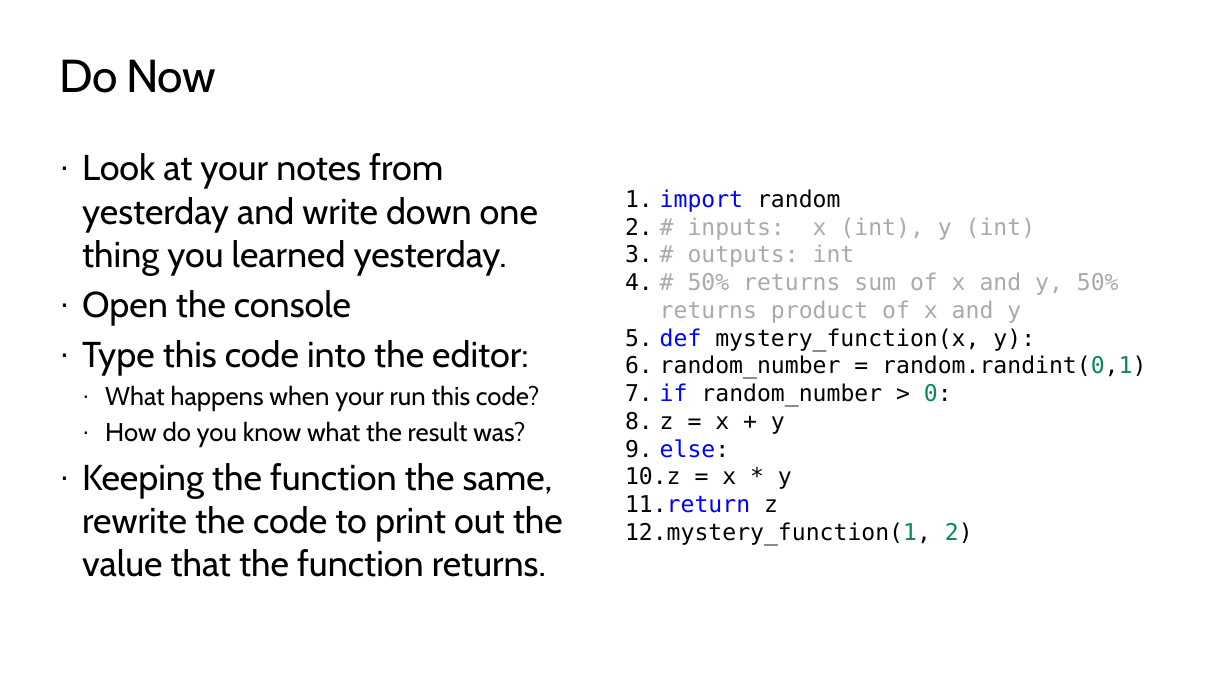
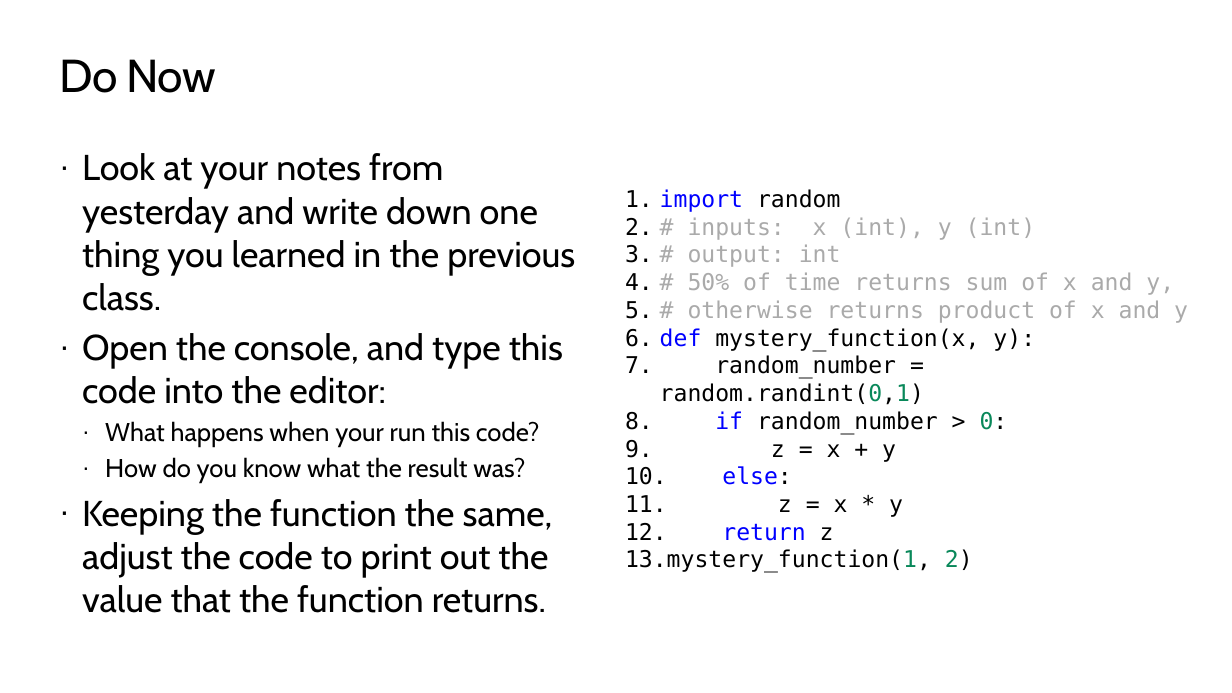
Before and after one commit to TEALSK12/2nd-semester-introduction-to-computer-science, a slide deck: slide 4 of units/3_unit/slidedecks/Intro Python 3.03 TEALS.pptx. Drawn at 1232x693 pixels with LibreOffice and Linux fonts; fonts in the diff are those of the drawing; background and template pictures are left out. Boxes give left, top, right and bottom in pixels: in the first picture for what was removed or moved away, otherwise in the second. Text is boxed around its words. In the diff, an @@ line names an element or a change of style, - is before the commit and + after.

```diff
--- a/units/3_unit/slidedecks/Intro Python 3.03 TEALS.pptx
+++ b/units/3_unit/slidedecks/Intro Python 3.03 TEALS.pptx
@@ text at <box>82,153,575,404</box>: text changed @@
-· Look at your notes from yesterday and write down one thing you learned yesterday.
-· Open the console
-· Type this code into the editor:
+· Look at your notes from yesterday and write down one thing you learned in the previous class.
+· Open the console, and type this code into the editor:
@@ text at <box>688,244,1188,323</box>: text changed @@
-3. # outputs: int
-4. # 50% returns sum of x and y, 50% returns product of x and y
+3. # output: int
+4. # 50% of time returns sum of x and y,
+5. # otherwise returns product of x and y
@@ text at <box>82,499,553,613</box>: text changed @@
-· Keeping the function the same, rewrite the code to print out the value that the function returns.
+· Keeping the function the same, adjust the code to print out the value that the function returns.
```
Also in this commit, not shown: 10 other slides changed, 18 other files.
